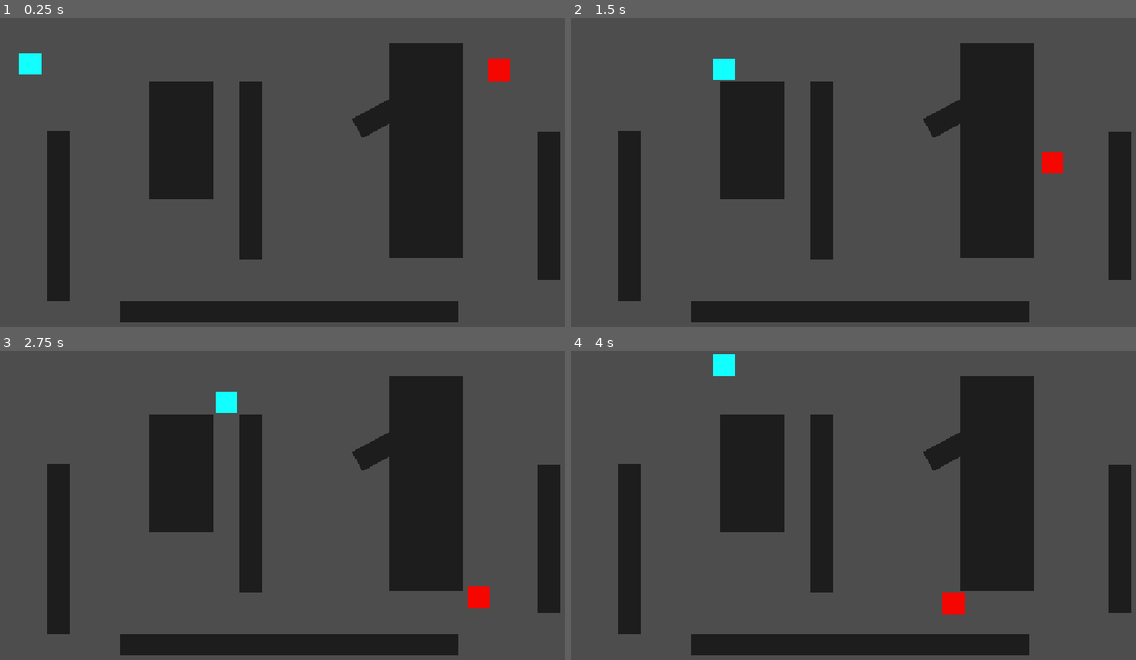
Above: before the commit, frames 1-4 (two rows, left to right).
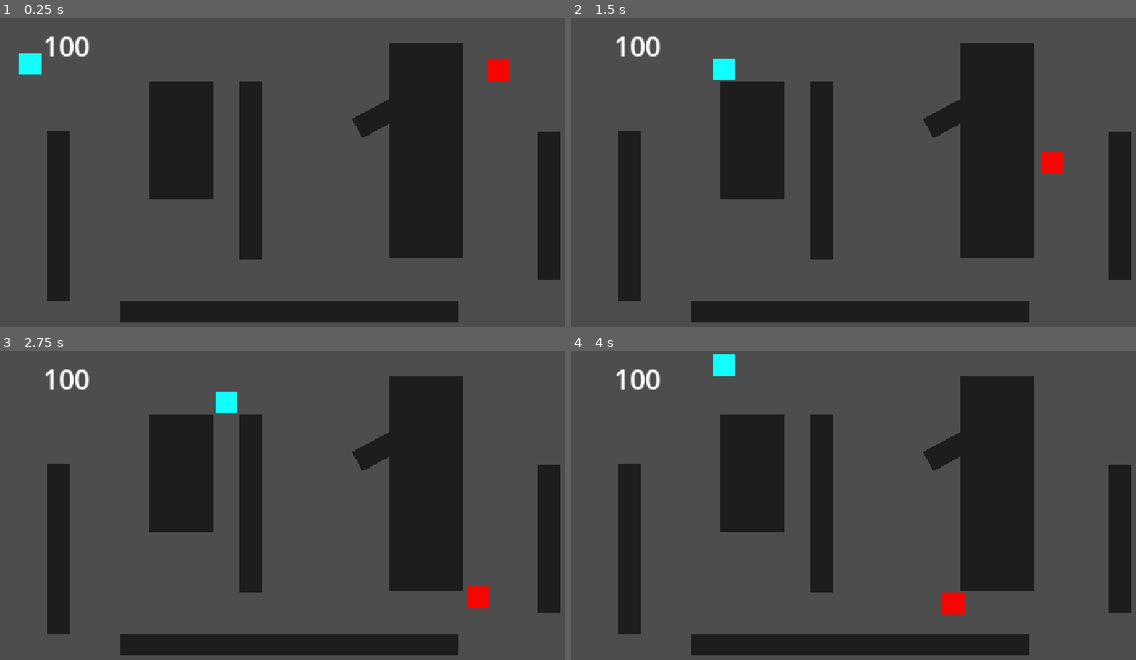
Above: after the commit, the same moments.

Repository: KWojtal-lab/pg2d-praca-domowa
Game: Godot game, scene res://main.tscn
The game is run twice, just before and just after one commit, with the same random seed, the same clock (stepped at 60 frames per second) and the same inputs.
Inputs:
- Up to frame 1 (0.25 s): no input
- Up to frame 2 (1.5 s): hold D (right) 0.53-1.28 s; hold S (down) from 1.28 s (still down)
- Up to frame 3 (2.75 s): release S (down) at 2.03 s; hold D (right) from 2.03 s (still down)
- Up to frame 4 (4 s): release D (right) at 2.78 s; hold W (up) 2.78-3.53 s; hold A (left) from 3.53 s (still down)

The runs differ from the first frame. In frame 1, 0.3% of the frame differs, in the area x 8-16%, y 5-13%; in frame 2, 0.3%; in frame 3, 0.3%; in frame 4, 0.3%.

Commit message:
Deal damage on contact

Diff:
--- a/main.tscn
+++ b/main.tscn
@@ -2,12 +2,15 @@
 
 [ext_resource type="Script" uid="uid://c3ubxpp10k6x6" path="res://scripts/player.gd" id="1_ig7tw"]
 [ext_resource type="Script" uid="uid://cjk6efoxo1xkr" path="res://scripts/enemy.gd" id="2_0xm2m"]
+[ext_resource type="Script" uid="uid://c7qje1amkc2tu" path="res://scripts/hurtbox.gd" id="2_h2yge"]
+[ext_resource type="Script" uid="uid://cowmiy8p4s65y" path="res://scripts/hitbox.gd" id="4_1bvp3"]
+[ext_resource type="Script" uid="uid://bdwlk6xg0sr1o" path="res://scripts/health_points_label.gd" id="5_lquwl"]
 
 [sub_resource type="RectangleShape2D" id="RectangleShape2D_ueyco"]
 size = Vector2(40, 40)
 
-[sub_resource type="RectangleShape2D" id="RectangleShape2D_4c57u"]
-size = Vector2(40, 40)
+[sub_resource type="CircleShape2D" id="CircleShape2D_ru2go"]
+radius = 40.1995
 
 [sub_resource type="RectangleShape2D" id="RectangleShape2D_7dm0k"]
 size = Vector2(45, 337)
@@ -67,14 +70,18 @@
 position = Vector2(1, 1)
 shape = SubResource("RectangleShape2D_ueyco")
 
+[node name="HurtboxArea" type="Area2D" parent="Player" unique_id=1562163488]
+collision_layer = 8
+collision_mask = 0
+script = ExtResource("2_h2yge")
+
+[node name="HurtboxCollision" type="CollisionShape2D" parent="Player/HurtboxArea" unique_id=1913313747]
+shape = SubResource("CircleShape2D_ru2go")
+
 [node name="Enemy" type="CharacterBody2D" parent="." unique_id=1538247996]
 position = Vector2(953, 96)
 collision_layer = 4
 script = ExtResource("2_0xm2m")
-
-[node name="ShapeCast2D" type="ShapeCast2D" parent="Enemy" unique_id=178986882]
-shape = SubResource("RectangleShape2D_4c57u")
-target_position = Vector2(0, 0)
 
 [node name="Background" type="ColorRect" parent="Enemy" unique_id=956753051]
 anchors_preset = 8
@@ -93,6 +100,14 @@
 [node name="Collision" type="CollisionShape2D" parent="Enemy" unique_id=725106080]
 shape = SubResource("RectangleShape2D_ueyco")
 
+[node name="HitboxArea" type="Area2D" parent="Enemy" unique_id=587918685]
+collision_layer = 0
+collision_mask = 8
+script = ExtResource("4_1bvp3")
+
+[node name="HitboxCollision" type="CollisionShape2D" parent="Enemy/HitboxArea" unique_id=1976807830]
+shape = SubResource("CircleShape2D_ru2go")
+
 [node name="Obstacles" type="Node2D" parent="." unique_id=1438487316]
 
 [node name="Obstacle2" type="StaticBody2D" parent="Obstacles" unique_id=85016982]
@@ -236,3 +251,20 @@
 position = Vector2(619, -352)
 rotation = 1.5707964
 shape = SubResource("RectangleShape2D_kek77")
+
+[node name="Screen" type="CanvasLayer" parent="." unique_id=339200445]
+
+[node name="HealthPointsLabel" type="Label" parent="Screen" unique_id=2070073586]
+anchors_preset = -1
+anchor_right = 0.21200001
+anchor_bottom = 0.15900001
+offset_right = -0.22401428
+offset_bottom = -0.03200531
+theme_override_font_sizes/font_size = 50
+text = "100"
+horizontal_alignment = 1
+vertical_alignment = 1
+script = ExtResource("5_lquwl")
+
+[connection signal="damage_taken" from="Player/HurtboxArea" to="Screen/HealthPointsLabel" method="update_health_points"]
+[connection signal="area_entered" from="Enemy/HitboxArea" to="Enemy/HitboxArea" method="_on_area_entered"]
--- a/project.godot
+++ b/project.godot
@@ -48,6 +48,7 @@
 2d_render/layer_1="Obstacles"
 2d_render/layer_2="Player"
 2d_render/layer_3="Enemy"
+2d_render/layer_4="Hurtbox"
 
 [physics]
 
--- a/scripts/enemy.gd
+++ b/scripts/enemy.gd
@@ -9,6 +9,10 @@
 @onready var player: Node2D = get_tree().current_scene.get_node("Player")
 
 func _physics_process(_delta: float) -> void:
+	if not is_instance_valid(player):
+		velocity = Vector2.ZERO
+		return
+
 	var dir_to_player = global_position.direction_to(player.global_position)
 
 	if not test_move(global_transform, dir_to_player * CHECK_DIST):
--- /dev/null
+++ b/scripts/health_points_label.gd
@@ -0,0 +1,4 @@
+extends Label
+
+func update_health_points(hp: int):
+	text = str(hp)
--- /dev/null
+++ b/scripts/hitbox.gd
@@ -0,0 +1,11 @@
+extends Area2D
+class_name Hitbox
+
+var damage = 20
+
+func deal_damage(hurtbox: Hurtbox):
+	hurtbox.take_damage(damage)
+
+func _on_area_entered(area: Area2D) -> void:
+	if area is Hurtbox:
+		deal_damage(area)
--- /dev/null
+++ b/scripts/hurtbox.gd
@@ -0,0 +1,13 @@
+extends Area2D
+class_name Hurtbox
+
+var health = 100
+
+signal damage_taken(new_health: int)
+
+func take_damage(damage: int) -> void:
+	health = max(0, health - damage)
+	damage_taken.emit(health)
+
+	if health <= 0:
+		get_parent().queue_free()
--- a/scripts/player.gd
+++ b/scripts/player.gd
@@ -1,8 +1,6 @@
 extends CharacterBody2D
 
-
 const SPEED = 300.0
-
 
 func _physics_process(delta: float) -> void:
 	velocity = Input.get_vector("left", "right", "up", "down") * SPEED
Not shown, added: scripts/health_points_label.gd.uid
Not shown, added: scripts/hitbox.gd.uid
Not shown, added: scripts/hurtbox.gd.uid
